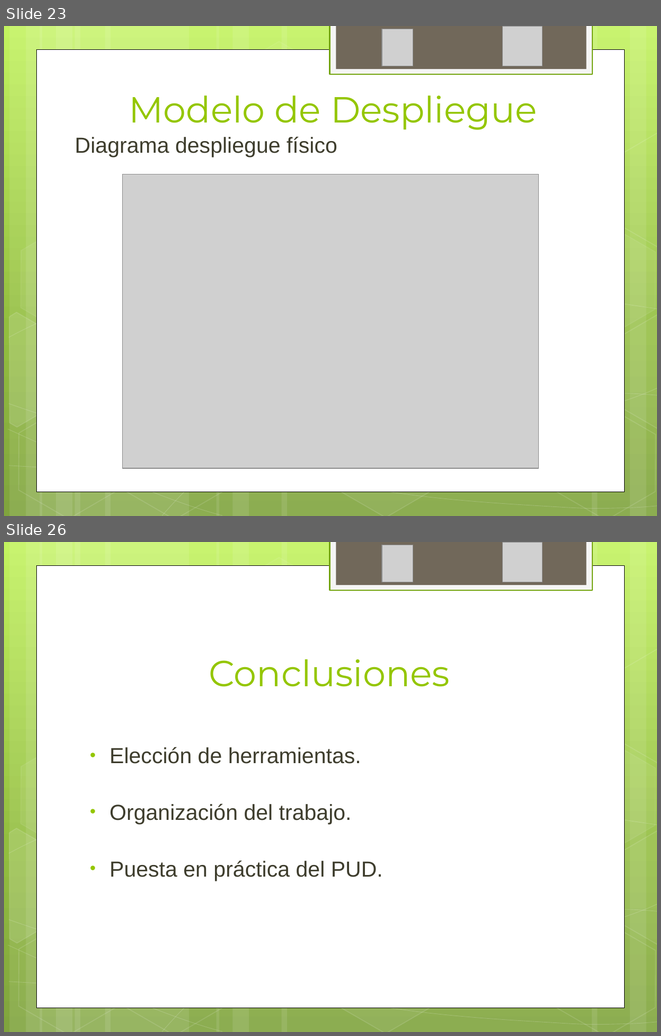
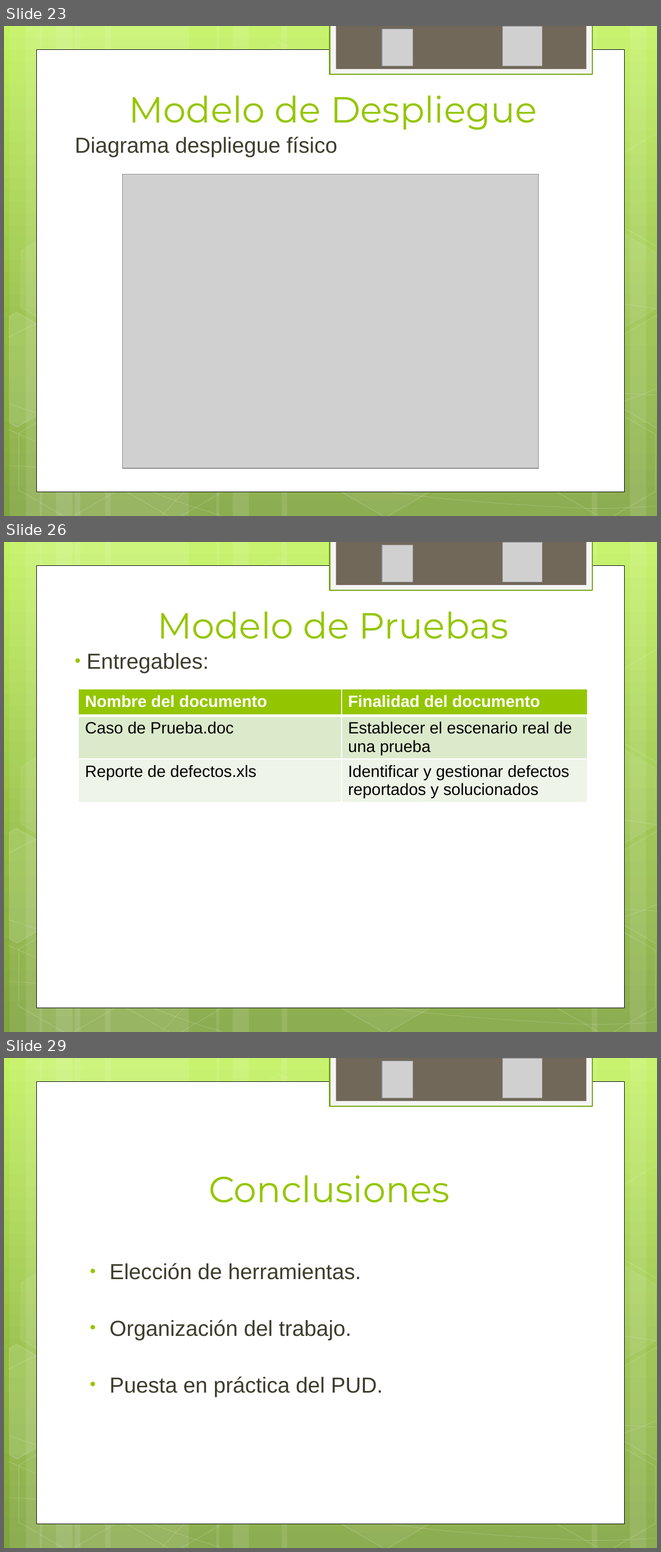
Before and after one commit to ptissera/habilitacion-profesional-2012-4k4, a slide deck: Documentacion/Proyecto/Iteracion3/Presentacion 3 - Modelos del Sistema.pptx. Shown one above the other, each under a label of ours: slides 23 and 26 before the commit, slides 23, 26 and 29 after it; the slides between them are not shown. The pictures are 661x1036 and 661x1552 pixels, drawn with LibreOffice and Linux fonts; fonts in the diff are those of the drawing; grey boxes stand for pictures. Boxes give left, top, right and bottom in pixels: in the first picture for what was removed or moved away, otherwise in the second. Text is boxed around its words. In the diff, an @@ line names an element or a change of style, - is before the commit and + after.

Commit message:
Modelo de testing

```diff
--- a/Documentacion/Proyecto/Iteracion3/Presentacion 3 - Modelos del Sistema.pptx
+++ b/Documentacion/Proyecto/Iteracion3/Presentacion 3 - Modelos del Sistema.pptx
@@ slide 26 added at (4, 542, 657, 1032), background gradient #C3F35F to #93BF3F to #81A53E; not listed: 31 template elements that a slide beside it also shows @@
@@ picture added at (382, 545, 413, 582) @@
@@ picture added at (503, 543, 542, 582) @@
@@ title added at (157, 611, 509, 639), 40 pt, text #94C600 @@
+Modelo de Pruebas
@@ text added at (87, 653, 209, 673), 24 pt, text #3E3D2D @@
+• Entregables:
@@ table added at (78, 689, 588, 807), 3 rows, 2 columns @@
+Nombre del documento | Finalidad del documento
+Caso de Prueba.doc | Establecer el escenario real de una prueba
+Reporte de defectos.xls | Identificar y gestionar defectos reportados y solucionados
@@ what was slide 26 is now slide 29 @@
```
Also in this commit, not shown: 2 slides changed, 2 other slides added.
